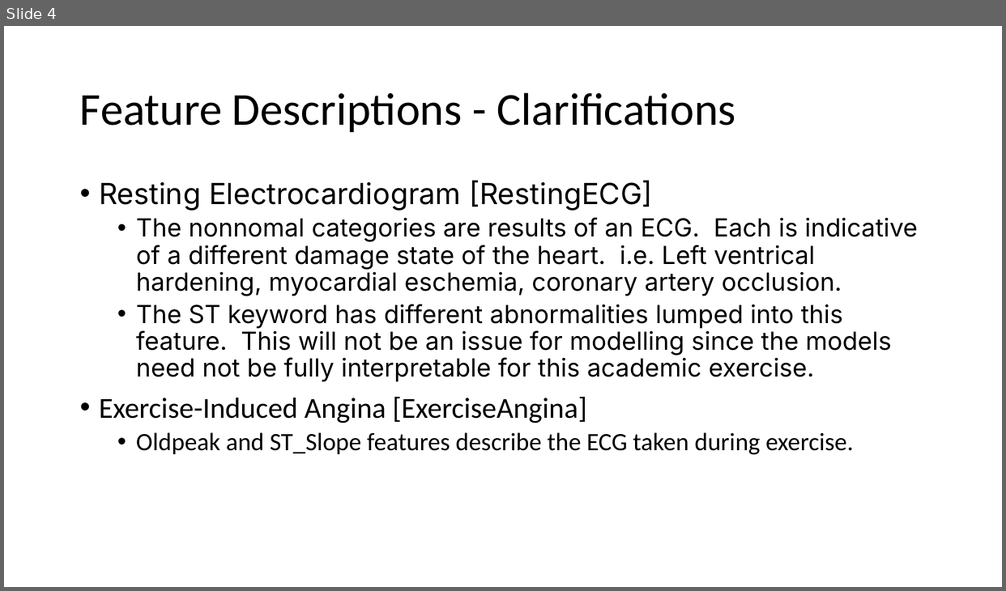
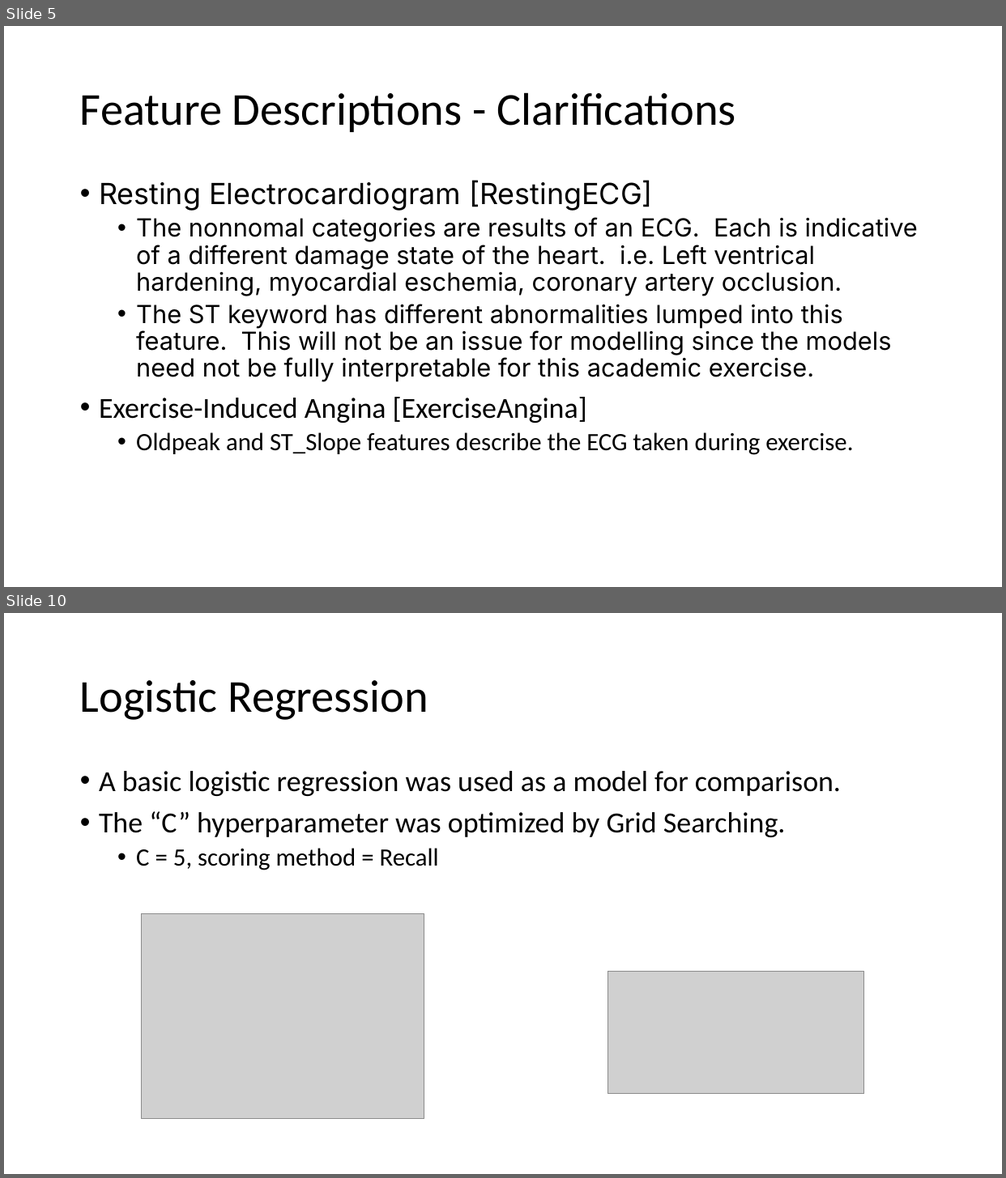
Before and after one commit to M-Matrona/IBM-Machine-Learning-Course, a slide deck: Course_3_Classification/Classification_Project_Heart_Disease_Prediction.pptx. Shown one above the other, each under a label of ours: slide 4 before the commit, slides 5 and 10 after it; the slides between them are not shown. The pictures are 1006x591 and 1006x1178 pixels, drawn with LibreOffice and Linux fonts; fonts in the diff are those of the drawing; grey boxes stand for pictures. Boxes give left, top, right and bottom in pixels: in the first picture for what was removed or moved away, otherwise in the second. Text is boxed around its words. In the diff, an @@ line names an element or a change of style, - is before the commit and + after.

```diff
--- a/Course_3_Classification/Classification_Project_Heart_Disease_Prediction.pptx
+++ b/Course_3_Classification/Classification_Project_Heart_Disease_Prediction.pptx
@@ slide 10 added at [4,613,1002,1174], background #FFFFFF @@
@@ title added at [80,680,428,720], 44 pt, text #000000 @@
+Logistic Regression
@@ text added at [99,771,841,871], 28 pt, text #000000 @@
+• A basic logistic regression was used as a model for comparison.
+• The “C” hyperparameter was optimized by Grid Searching.
+  • C = 5, scoring method = Recall
@@ picture added at [142,914,424,1119] @@
@@ picture added at [608,972,865,1094] @@
@@ what was slide 4 is now slide 5 @@
```
Also in this commit, not shown: 1 slide changed, 6 other slides added, 3 other files.
